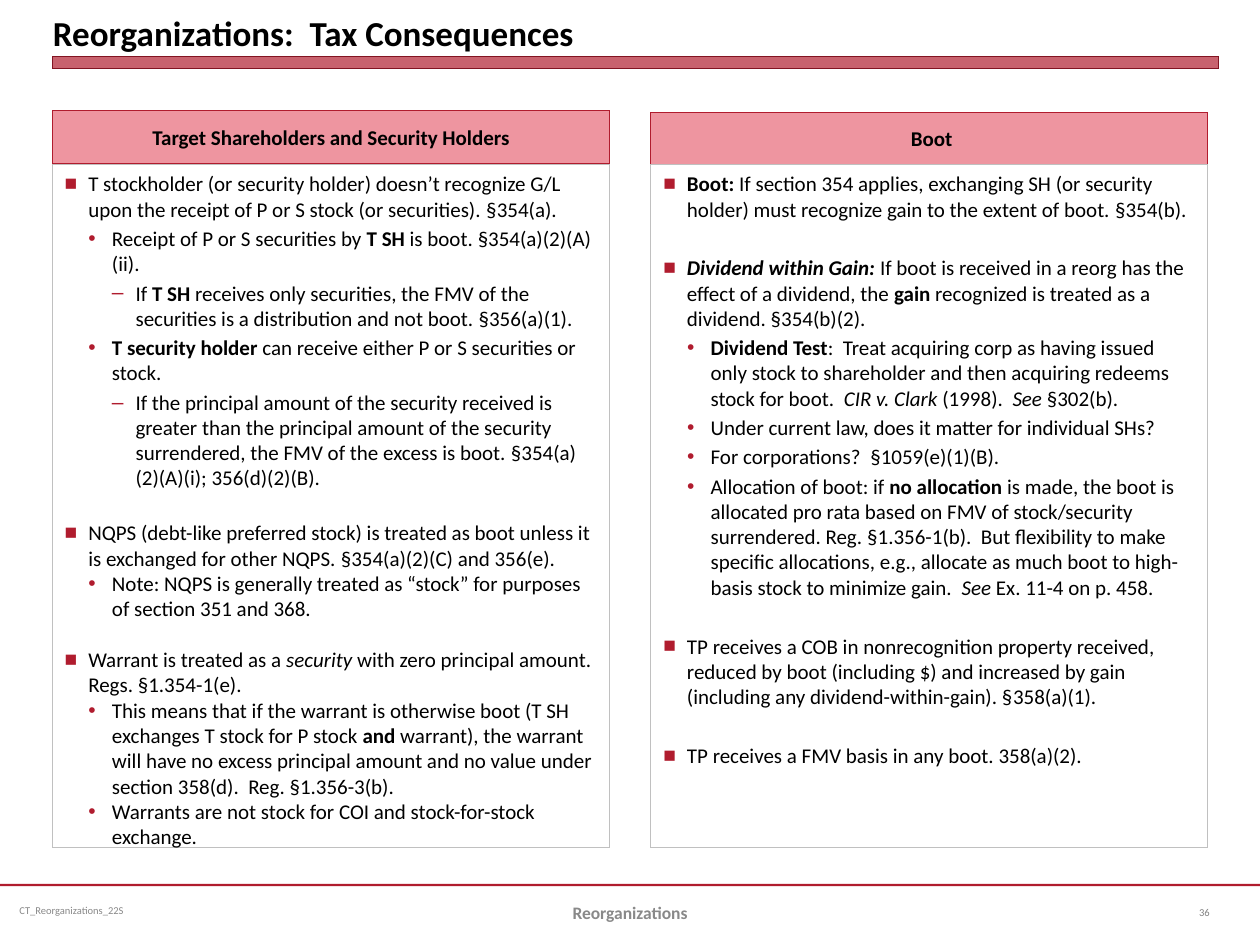
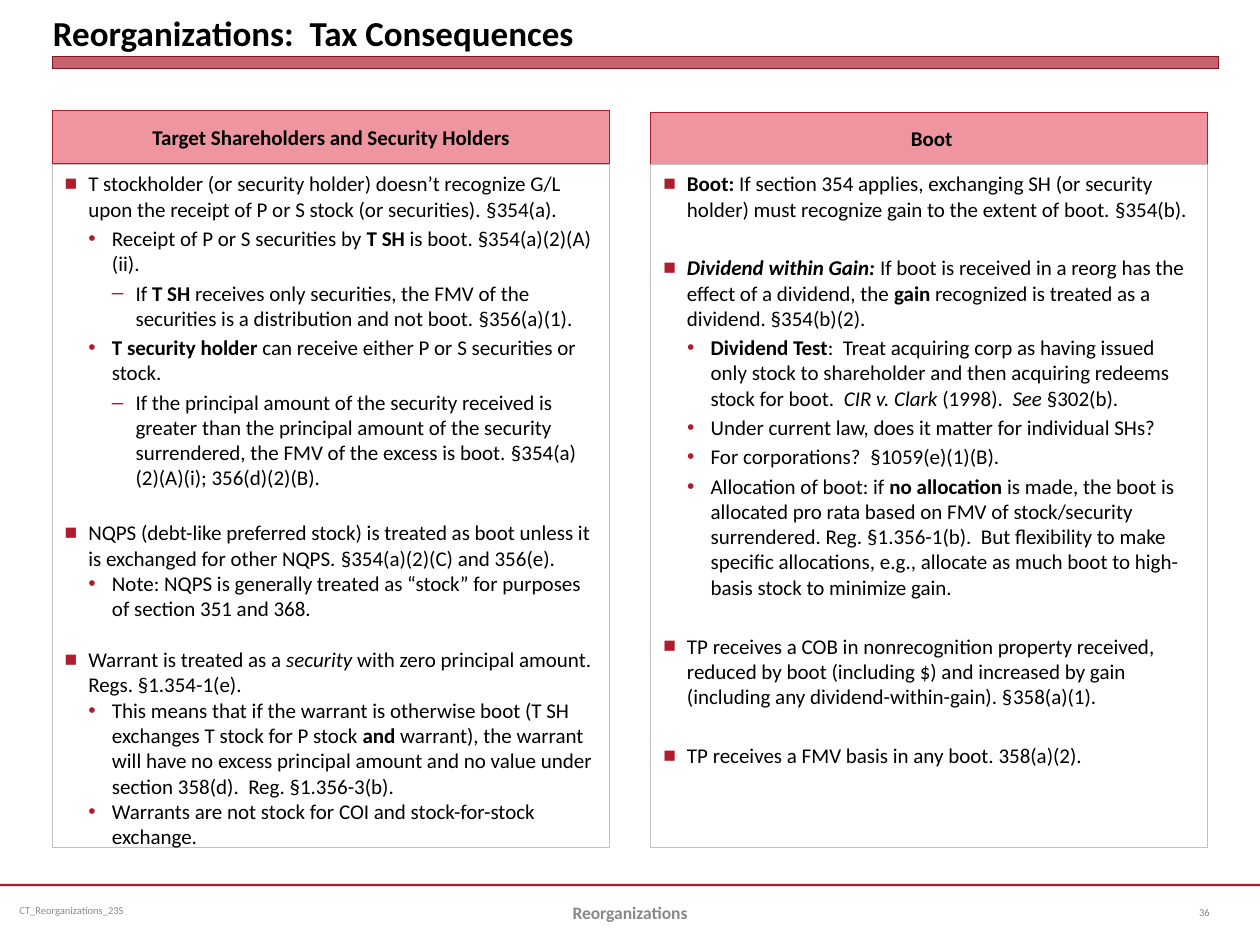
Before and after one commit to jmc877/Corporate-Tax, a slide deck: slide 36 of slides/CT_Reorganizations_23S.pptx. Drawn at 1260x945 pixels with LibreOffice and Linux fonts; fonts in the diff are those of the drawing. Boxes give left, top, right and bottom in pixels: in the first picture for what was removed or moved away, otherwise in the second. Text is boxed around its words. In the diff, an @@ line names an element or a change of style, - is before the commit and + after.

```diff
--- a/slides/CT_Reorganizations_23S.pptx
+++ b/slides/CT_Reorganizations_23S.pptx
@@ text at [711, 479, 1178, 599]: text changed @@
-  • Allocation of boot: if no allocation is made, the boot is allocated pro rata based on FMV of stock/security surrendered. Reg. §1.356-1(b). But flexibility to make specific allocations, e.g., allocate as much boot to high-basis stock to minimize gain. See Ex. 11-4 on p. 458.
+  • Allocation of boot: if no allocation is made, the boot is allocated pro rata based on FMV of stock/security surrendered. Reg. §1.356-1(b). But flexibility to make specific allocations, e.g., allocate as much boot to high-basis stock to minimize gain.
```
Also in this commit, not shown: 35 other slides changed.
